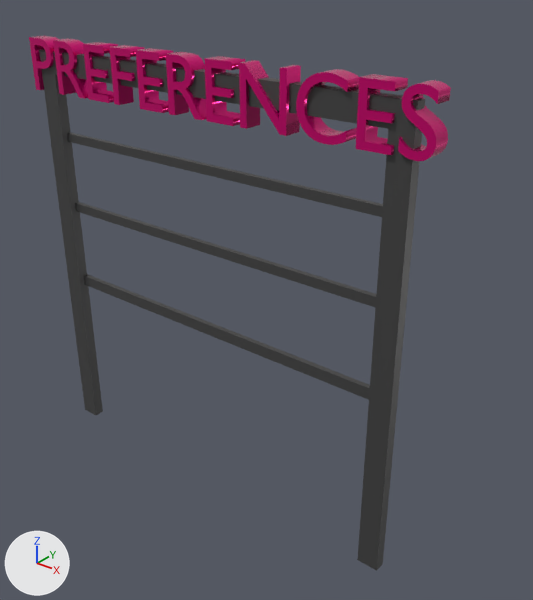
The Blender file assets/blend_files/menu_preferences.blend: old version first, new version second.
One viewpoint serves both versions: a 50 mm lens placed at (41.0, -42.7, 48.1), pointed at (6.6, 0.4, 21.4). The lights are fixed; the arrows at lower left show +X, +Y and +Z.

Names of what the first picture shows: 'preferences', 'sign_body'.
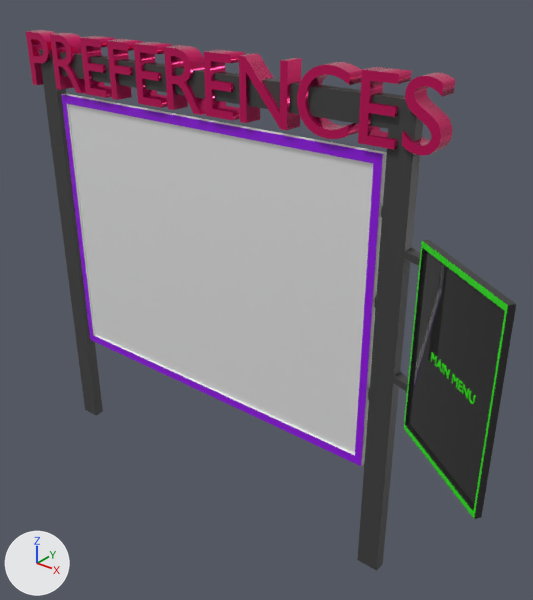
Changed parts and their boxes [x1, y1, x2, y2] in the pictures (533 x 600 px):
'leaderboard_board', added: after [61, 93, 387, 466]
    faces in mat_material_010 (white #ffffff): [63, 93, 387, 466]
    faces in mat_material_011 (purple #9400e7): [61, 94, 383, 466]
'sign_body', recoloured, surface changed, reshaped (grey to black): before [39, 49, 425, 571]; after [39, 49, 423, 571]
'main_menu_board', added (black): after [403, 240, 516, 519]
    faces in mat_material_019 (black #363636): [405, 240, 516, 519]
    faces in mat_material_020 (green #26e700): [403, 241, 508, 518]
'Text', added: after [26, 30, 455, 155]
'preferences', deleted: before [29, 36, 451, 161]
'main_menu_text', added: after [431, 352, 476, 404]
part 1 of me_main_menu_interface_sign_body, added (black): after [40, 49, 423, 571]

The edits, one by one:
In material 'Material.009' (mat_material_009), metallic goes from 0.646 to 0.0.
Material 'Material.009' (mat_material_009) changes colour from pink #e90080 to black #404040; in linear values from (0.811, 0.0, 0.216) to (0.0509, 0.0509, 0.0509).
Material 'Material.022' (mat_material_022) is new.
Its base color is (0.8, 0.01, 0.159) (pink #e7196f).
Its metallic is 0.646.
Its roughness is 0.201.
Material 'Material.021' (mat_material_021) is new.
Its base color is (0.0329, 0.852, 0.0000559) (green #33ee00).
Material 'Material.019' (mat_material_019) is new.
Its base color is (0.0364, 0.0364, 0.0364) (black #363636).
Its metallic is 0.331.
Its roughness is 0.0.
Material 'Material.020' (mat_material_020) is new.
Its base color is (0.0197, 0.798, 0.0) (green #26e700).
Material 'Material.010' (mat_material_010) is new.
Its base color is (1.0, 1.0, 1.0) (white #ffffff).
Its metallic is 0.331.
Its roughness is 0.0.
Material 'Material.011' (mat_material_011) is new.
Its base color is (0.296, 0.0, 0.797) (purple #9400e7).
me_main_menu_interface_sign_body is used by ob_sign_body; location (0.0, 0.0, 38.27).
me_main_menu_interface_sign_body had 76 vertices, 74 faces and spanned x -19.3..19.3, y -0.5..0.5, z -38.2..1.0.
me_main_menu_interface_sign_body no longer uses material mat_material (black #404040).
me_main_menu_interface_sign_body now has 343 vertices, 224 faces and spans x -19.3..25.2, y -3.7..0.5, z -38.2..1.0.
me_main_menu_interface_sign_body part 1: 267 vertices added at x -19.3..25.2, y -3.7..0.5, z -38.2..1.0.
me_main_menu_interface_sign_body now uses material mat_material_009 (black #404040).
Mesh me_text is new.
It has 2156 vertices, 2096 faces and spans x 0.07..6.1, y -0.01..0.69, z -0.8..0.8.
It uses material mat_material_022 (pink #e7196f).
Mesh me_main_menu_text_001 is new.
It has 638 vertices, 592 faces and spans x 0.07..5.47, y -0.01..0.69, z -0.18..0.18.
It uses material mat_material_021 (green #33ee00).
Mesh me_main_menu_board_001 is new.
It has 56 vertices, 36 faces and spans x -4.21..5.65, y -0.31..0.2, z -7.33..7.33.
Faces by material slot: [28, 8].
It uses material mat_material_019 (black #363636).
It uses material mat_material_020 (green #26e700).
Mesh me_leaderboard_board_001 is new.
It has 56 vertices, 36 faces and spans x -16.2..17.7, y -0.3..0.2, z -12.8..12.8.
Faces by material slot: [28, 8].
It uses material mat_material_010 (white #ffffff).
It uses material mat_material_011 (purple #9400e7).
Object 'preferences' (ob_preferences) is deleted.
Object 'Text' (ob_text) is new; it shows me_text.
Its location is (-20.99, 0.0, 36.08).
Its rotation in degrees is (90, 0, 0).
Its scale is (6.91, 6.91, 1.0).
Object 'main_menu_text' (ob_main_menu_text) is new; it shows me_main_menu_text_001.
Its location is (23.14, -2.84, 23.21).
Its rotation in degrees is (90, 0, -35).
Its scale is (1.0, 1.0, 0.656).
Object 'main_menu_board' (ob_main_menu_board) is new; it shows me_main_menu_board_001.
Its location is (24.63, -3.8, 23.48).
Its rotation in degrees is (0, 0, -35).
Object 'leaderboard_board' (ob_leaderboard_board) is new; it shows me_leaderboard_board_001.
Its location is (-0.74, 0.0, 22.68).
